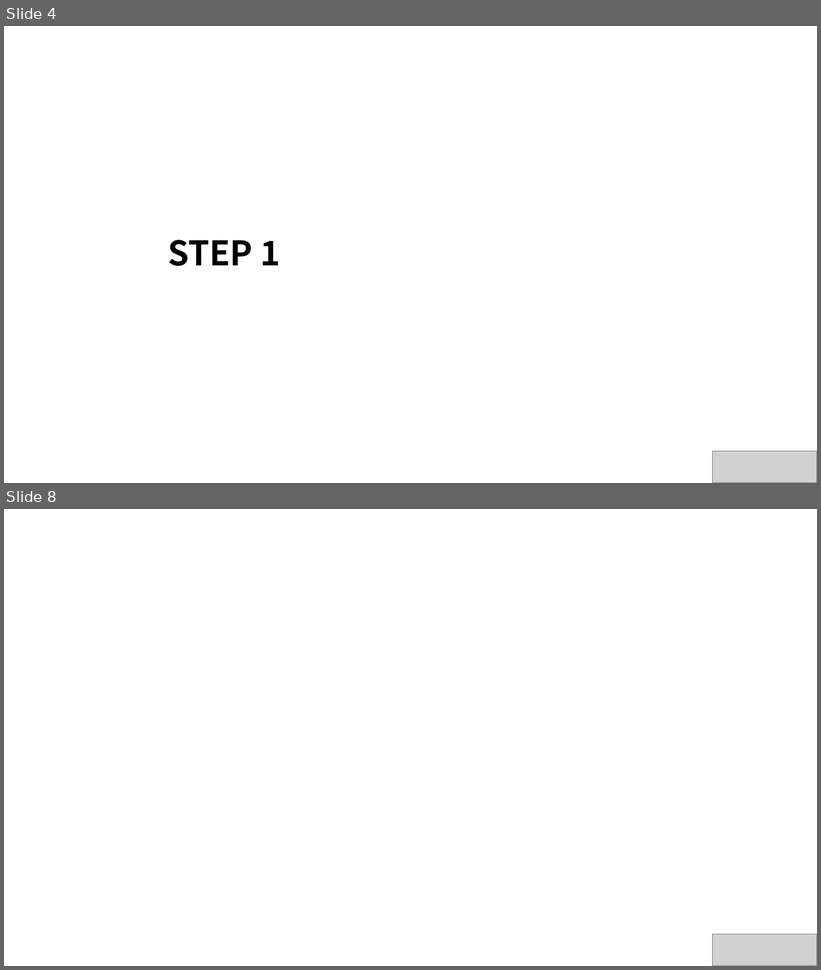
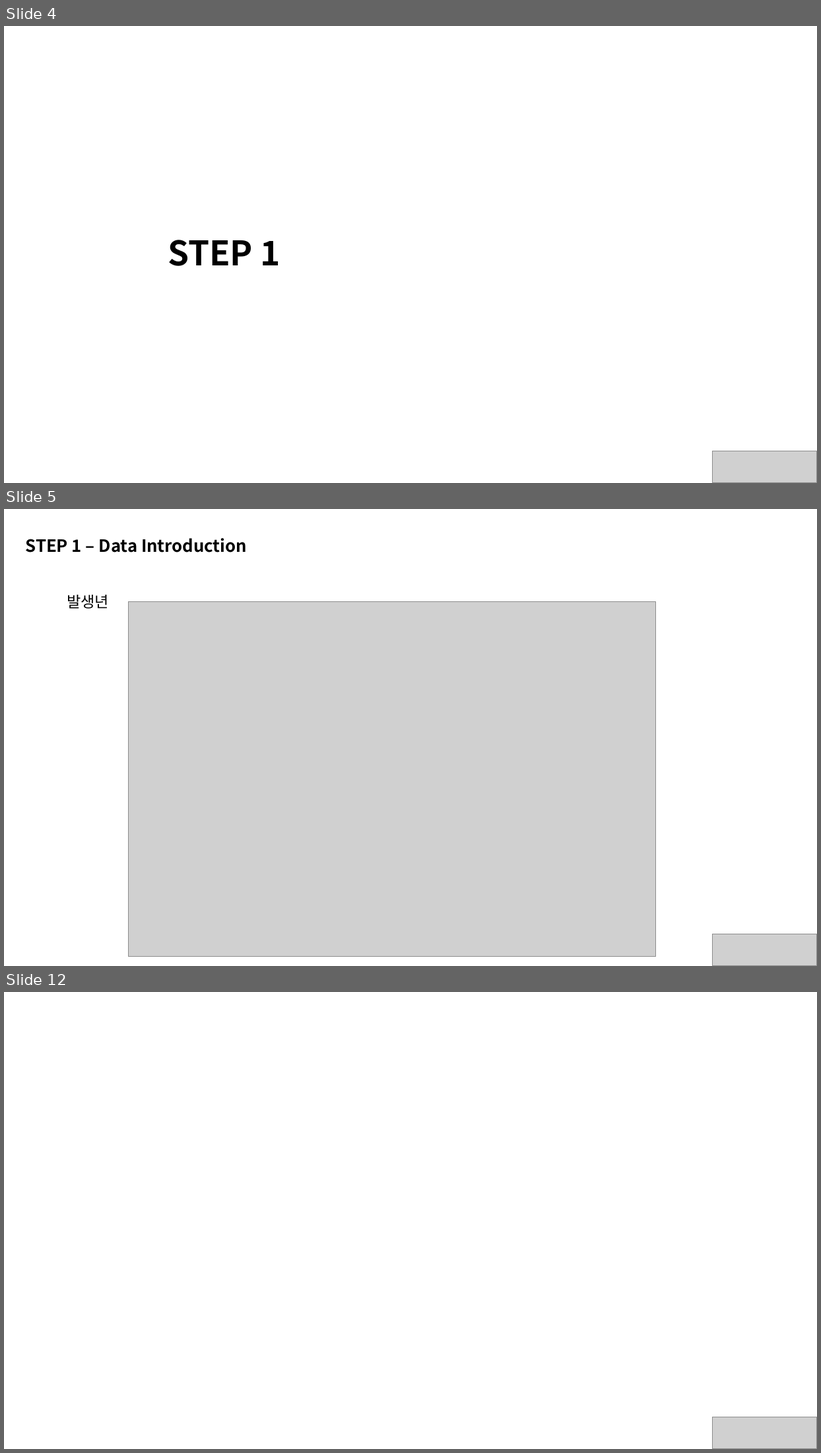
Before and after one commit to hyeonho1028/Samsung-Data-Challenge, a slide deck: final/portfolio.pptx. Shown one above the other, each under a label of ours: slides 4 and 8 before the commit, slides 4, 5 and 12 after it; the slides between them are not shown. The pictures are 821x970 and 821x1453 pixels, drawn with LibreOffice and Linux fonts; fonts in the diff are those of the drawing; grey boxes stand for pictures. Boxes give left, top, right and bottom in pixels: in the first picture for what was removed or moved away, otherwise in the second. Text is boxed around its words. In the diff, an @@ line names an element or a change of style, - is before the commit and + after.

```diff
--- a/final/portfolio.pptx
+++ b/final/portfolio.pptx
@@ slide 5 added at box(4, 509, 817, 966), background #FFFFFF @@
@@ text added at box(26, 538, 247, 553), 20 pt, text #000000, bold @@
+STEP 1 – Data Introduction
@@ text added at box(67, 595, 109, 609), 18 pt, text #000000 @@
+발생년
@@ picture added at box(129, 601, 655, 956) @@
@@ picture added at box(713, 934, 817, 966) @@
@@ what was slide 8 is now slide 12 @@
```
Also in this commit, not shown: 1 slide changed, 7 other slides added, 4 slides removed, 1 other file.
